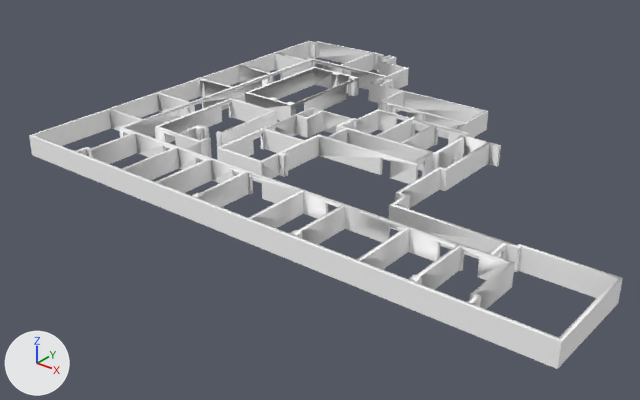
Before and after pictures for a commit that changed the COLLADA model src/environments/models/office_2_EMPTY.dae.
Rendered twice from a 50 mm camera at (67.3, -88.6, 41.0) aimed at (8.7, -15.3, -4.5). Arrows for +X, +Y and +Z are at lower left; the lights stay in place.

In view in the first picture: 'SketchUp'.
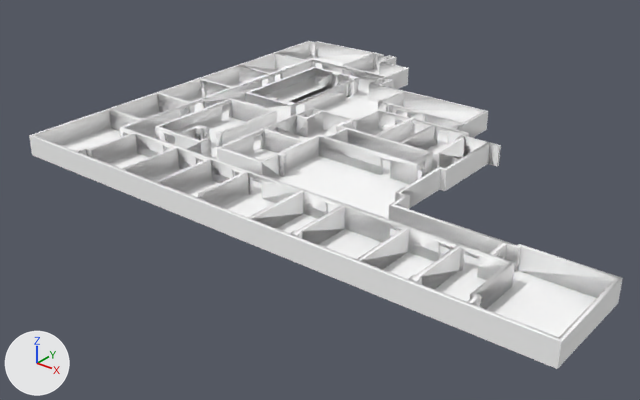
Changed parts and their boxes [x1, y1, x2, y2] in the pictures (640 x 400 px):
part 1 of me_sketchup, built on: before [29, 49, 538, 333]; after [29, 49, 597, 337]

Diff of the bpy script that builds the scene:
```diff
--- a/src/environments/models/office_2_EMPTY.dae.py
+++ b/src/environments/models/office_2_EMPTY.dae.py
@@ mat_material_0 @@
+mat_material_0 = principled_material('material_0')
+mat_material_0.base_color = (0.371, 0.445, 0.497)  # grey #a4b2bb
+mat_material_0.roughness = 0.9
@@ mat_material @@
+mat_material = principled_material('material')
+mat_material.base_color = (1.0, 1.0, 1.0)  # white #ffffff
+mat_material.roughness = 0.9
@@ me_sketchup @@
 # used by ob_sketchup; location = (0.0, 0.0, 0.0)
-me_sketchup.from_pydata(...)  # 814 vertices, 1704 faces; spans x -19.7..47.0, y -34.3..18.7, z 0.0..2.5
+me_sketchup.from_pydata(...)  # 812 vertices, 2089 faces; spans x -19.7..47.0, y -34.3..18.7, z 0.0..2.5
+# me_sketchup part 1
+# 2 vertices are removed from x -19.7, y -34.2, z 0.0..2.5
+# 11 faces are deleted
+# 7 new faces join them, mat_0128_white (white #ffffff)
+# 381 new faces join them, mat_material (white #ffffff)
+# 8 new faces join them, mat_material_0 (grey #a4b2bb)
 me_sketchup.materials.append(mat_0128_white)
+me_sketchup.materials.append(mat_material)  # white #ffffff
+me_sketchup.materials.append(mat_material_0)  # grey #a4b2bb
```
